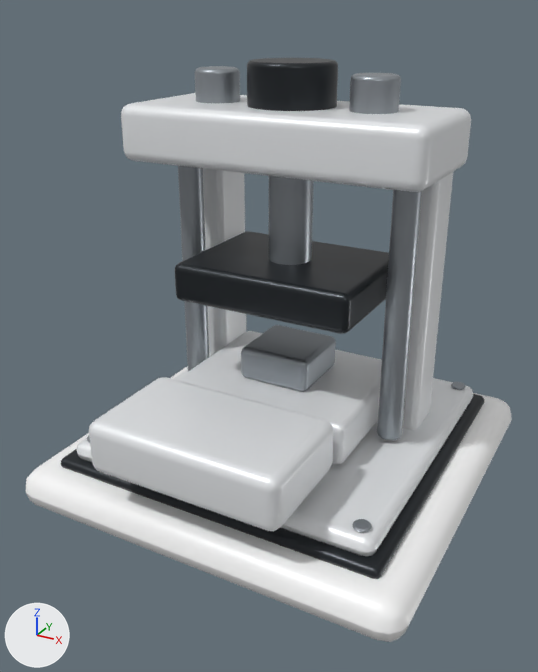
The glTF model public/models/press.glb, before and after one commit.
Both versions are drawn from a 50 mm camera at (1.82, -3.56, 2.64) aimed at (-0.03, -0.19, 0.95). Arrows for +X, +Y and +Z are at lower left; the lights stay in place. The first picture is the older version. Where no turn or scale is listed for an object, it has been applied to the vertices.

Objects in the first picture: 'Anvil', 'Crosshead', 'Foundation', 'Guide rail.001', 'Hammer', 'Hydraulic housing', 'L3_Feeder', 'Material', 'Pillar', 'Pillar.001', 'Recess', 'Top plate' and 6 more.
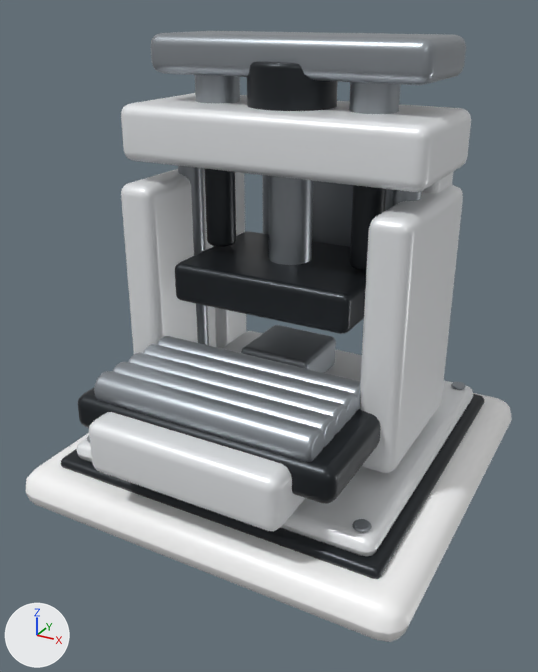
Diff of the bpy script that builds the scene:
```diff
--- a/public/models/press.glb.py
+++ b/public/models/press.glb.py
@@ ob_l3_crossdrive @@
+ob_l3_crossdrive = bpy.data.objects.new('L3_CrossDrive', me_cube_029)  # 96 vertices, 188 faces; spans x -0.78..0.78, y -0.3..0.3, z -0.1..0.1; in mat_brushed_silver (grey #99a0a6)
+ob_l3_crossdrive.location = (0.0, 0.12, 2.42)
@@ ob_l3_housing0_72 @@
+ob_l3_housing0_72 = bpy.data.objects.new('L3_Housing0.72', me_cube_028)  # 96 vertices, 188 faces; spans x -0.11..0.11, y -0.45..0.45, z -0.675..0.675; in mat_porcelain (white #eaecef)
+ob_l3_housing0_72.location = (0.72, 0.0, 1.1)
@@ ob_l3_housing_0_72 @@
+ob_l3_housing_0_72 = bpy.data.objects.new('L3_Housing-0.72', me_cube_028.copy())
+ob_l3_housing_0_72.location = (-0.72, 0.0, 1.1)
@@ ob_l3_roller4 @@
+ob_l3_roller4 = bpy.data.objects.new('L3_Roller4', me_cylinder_024)  # 384 vertices, 764 faces; spans x -0.625..0.625, y -0.085..0.085, z -0.085..0.085; in mat_brushed_silver (grey #99a0a6)
+ob_l3_roller4.location = (0.0, -0.92, 0.82)
@@ ob_l3_roller3 @@
+ob_l3_roller3 = bpy.data.objects.new('L3_Roller3', me_cylinder_024.copy())
+ob_l3_roller3.location = (0.0, -0.79, 0.82)
@@ ob_l3_roller2 @@
+ob_l3_roller2 = bpy.data.objects.new('L3_Roller2', me_cylinder_024.copy())
+ob_l3_roller2.location = (0.0, -0.66, 0.82)
@@ ob_l3_roller1 @@
+ob_l3_roller1 = bpy.data.objects.new('L3_Roller1', me_cylinder_024.copy())
+ob_l3_roller1.location = (0.0, -0.53, 0.82)
@@ ob_l3_roller0 @@
+ob_l3_roller0 = bpy.data.objects.new('L3_Roller0', me_cylinder_024.copy())
+ob_l3_roller0.location = (0.0, -0.4, 0.82)
@@ ob_l3_feedframe @@
+ob_l3_feedframe = bpy.data.objects.new('L3_FeedFrame', me_cube_026)  # 96 vertices, 188 faces; spans x -0.75..0.75, y -0.35..0.35, z -0.1..0.1; in mat_graphite (dark grey #2c3035)
+ob_l3_feedframe.location = (0.0, -0.68, 0.68)
@@ ob_l2_drivebox @@
+ob_l2_drivebox = bpy.data.objects.new('L2_DriveBox', me_cube_025)  # 96 vertices, 188 faces; spans x -0.45..0.45, y -0.175..0.175, z -0.375..0.375; in mat_brushed_silver (grey #99a0a6)
+ob_l2_drivebox.location = (0.0, 0.62, 1.45)
@@ ob_l2_actuator0_45 @@
+ob_l2_actuator0_45 = bpy.data.objects.new('L2_Actuator0.45', me_cylinder_019)  # 384 vertices, 764 faces; spans x -0.085..0.085, y -0.085..0.085, z -0.29..0.29; in mat_graphite (dark grey #2c3035)
+ob_l2_actuator0_45.location = (0.45, 0.0, 1.67)
@@ ob_l2_actuator_0_45 @@
+ob_l2_actuator_0_45 = bpy.data.objects.new('L2_Actuator-0.45', me_cylinder_019.copy())
+ob_l2_actuator_0_45.location = (-0.45, 0.0, 1.67)
```

Boxes [x1, y1, x2, y2] around the edits, measured in the pictures (538 x 672 px):
'L3_Housing0.72', added
    after: [360, 185, 463, 473]
'L3_CrossDrive', added
    after: [151, 31, 466, 85]
'L3_Housing-0.72', added
    after: [121, 168, 216, 354]
'L3_Roller4', added
    after: [94, 371, 324, 462]
'L3_FeedFrame', added
    after: [78, 388, 381, 504]
'L3_Roller3', added
    after: [112, 362, 336, 448]
'L3_Roller2', added
    after: [128, 353, 347, 435]
'L2_DriveBox', added
    after: [263, 175, 393, 247]
'L3_Roller1', added
    after: [143, 344, 357, 422]
'L3_Roller0', added
    after: [157, 336, 361, 411]
'L2_Actuator-0.45', added
    after: [205, 169, 236, 247]
'L2_Actuator0.45', added
    after: [350, 185, 387, 271]
'Anvil', unchanged, covered by the edit
    before: [177, 331, 382, 464]
    after: [222, 331, 362, 381]
'Pillar.001', unchanged, covered by the edit
    before: [402, 172, 453, 430]
    after: [422, 172, 453, 193]
'Guide rail.001', unchanged, covered by the edit
    before: [377, 190, 422, 440]
    after: [392, 190, 422, 207]
'Pillar', unchanged, covered by the edit
    before: [203, 168, 246, 357]
    after: [204, 168, 246, 349]
